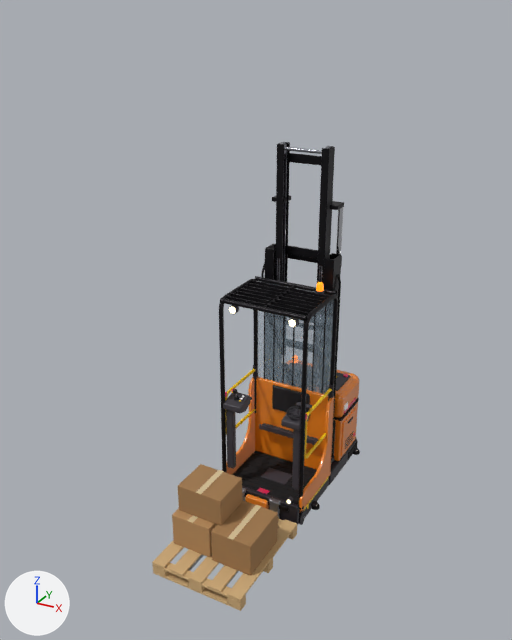
Two versions of the glTF model truck-finder/nct-truck-finder/assets/models/picker_high.glb, one commit apart.
Both versions are drawn from a 50 mm camera at (3.01, -5.87, 5.12) aimed at (-0.1, -0.22, 2.29). Lighting does not change. The marker at lower left points along +X, +Y and +Z. The older version comes first. Both versions are drawn at frame 24 of the action 'mast_inner'; the numbers are the values there.

The first picture shows 'car_plate', 'carton', 'm_inn', 'pal_top', 'slab' and 5 more.
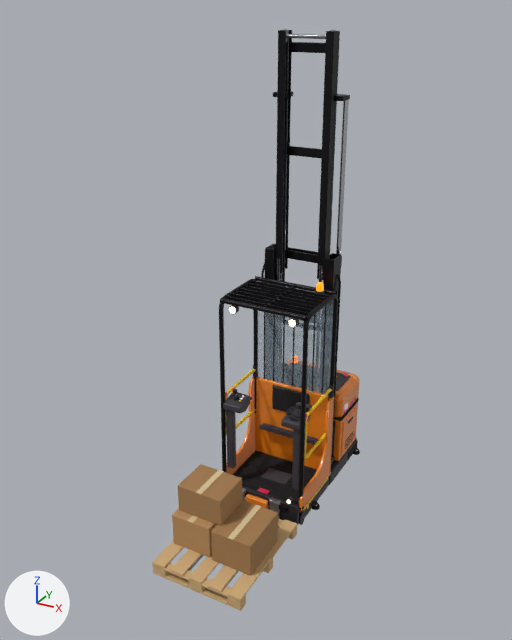
ob_chain_r is not drawn itself; it is the parent of ob_chain_r_s.
ob_mast_inner is not drawn itself; it is the parent of ob_m_inn.

What differs and where, as boxes [x1, y1, x2, y2] in the pictures (512 x 640 px):
'm_inn', moved
    before: [272, 142, 344, 283]
    after: [273, 29, 350, 280]
'chain_r_s', rescaled
    before: [282, 151, 287, 281]
    after: [282, 39, 289, 281]

The change in detail:
Object 'chain_r' (ob_chain_r) is rescaled from (1.0, 1.0, 1.93) to (1.0, 1.0, 2.98).
Object 'mast_inner' (ob_mast_inner) moves from (0.0, 0.0, 1.15) to (0.0, 0.0, 2.2).
